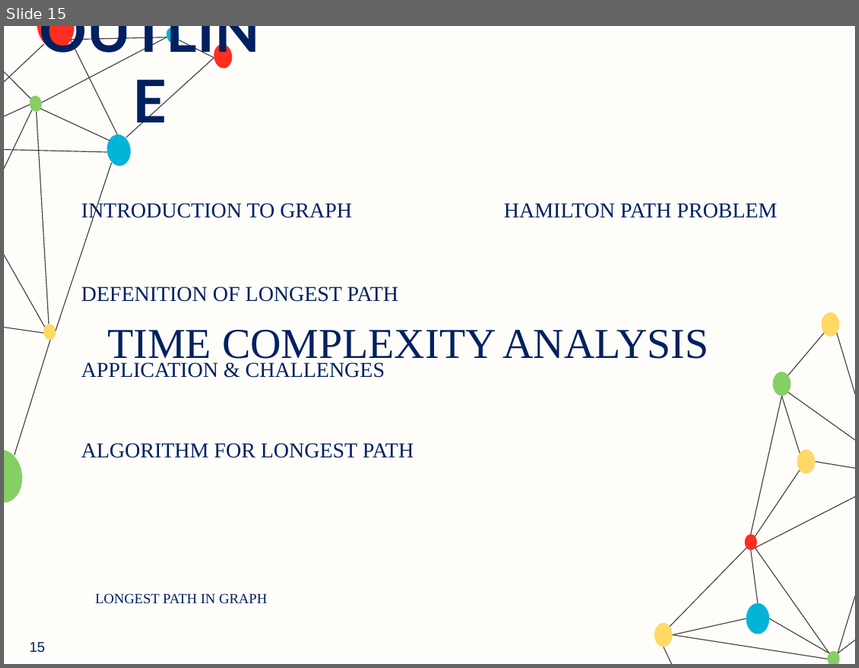
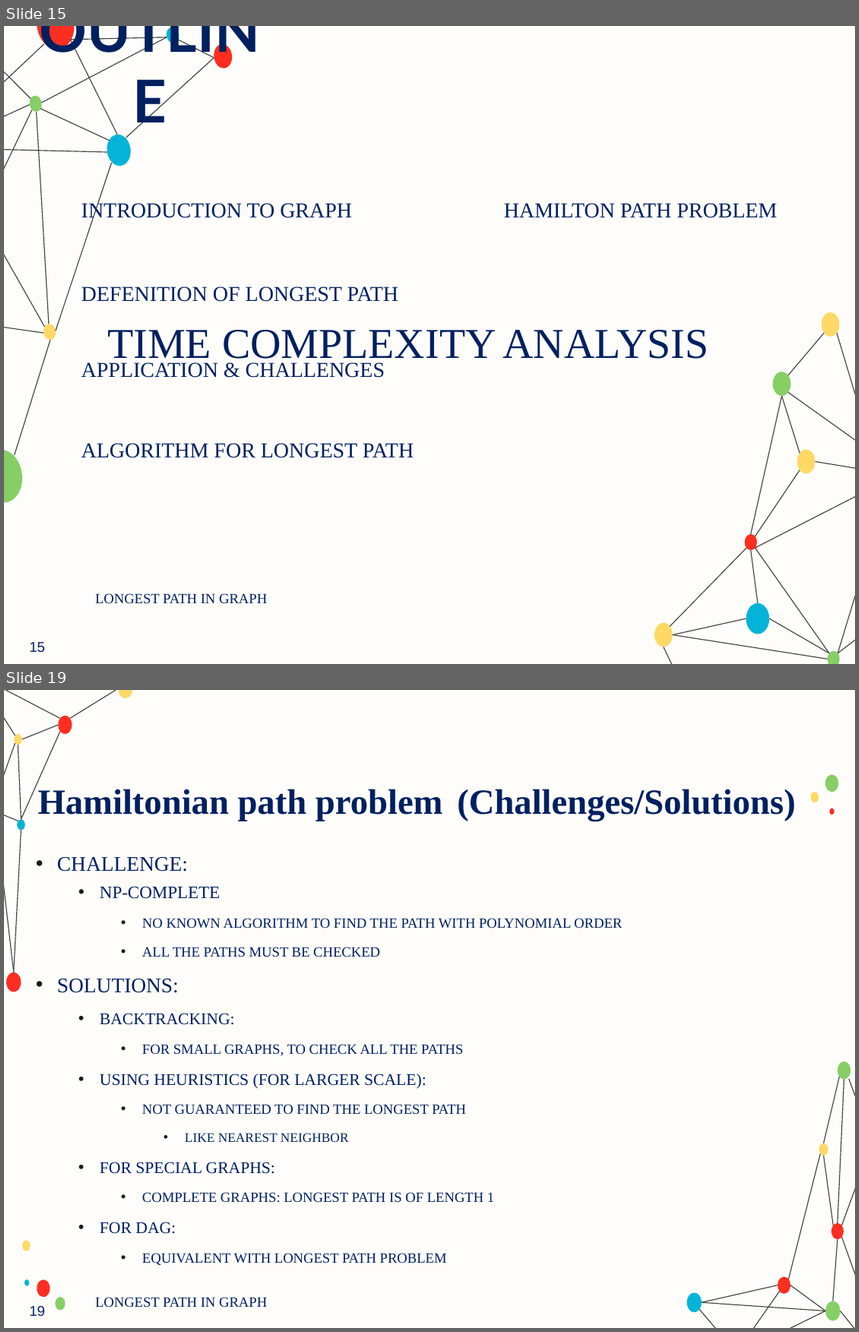
Before and after one commit to ParsaMohammadpour/advanced-algorithm-assignments, a slide deck: presentation/Longest_Path_Problem_in_Graphs.pptx. Shown one above the other, each under a label of ours: slide 15 before the commit, slides 15 and 19 after it; the slides between them are not shown. The pictures are 859x668 and 859x1332 pixels, drawn with LibreOffice and Linux fonts; fonts in the diff are those of the drawing; background and template pictures are left out. Boxes give left, top, right and bottom in pixels: in the first picture for what was removed or moved away, otherwise in the second. Text is boxed around its words. In the diff, an @@ line names an element or a change of style, - is before the commit and + after.

```diff
--- a/presentation/Longest_Path_Problem_in_Graphs.pptx
+++ b/presentation/Longest_Path_Problem_in_Graphs.pptx
@@ slide 19 added at box(4, 690, 855, 1328), background #FEFDFA @@
@@ line added from (22, 739) to (59, 725), #434343 0.75 pt @@
@@ title added at box(38, 789, 443, 821), 30 pt, text #002060, bold @@
+Hamiltonian path problem
@@ text added at box(457, 789, 796, 821), 30 pt, text #002060, bold @@
+(Challenges/Solutions)
@@ group added at box(22, 774, 838, 1310): 7 ellipses @@
@@ text added at box(57, 857, 622, 1265), 12 pt, text #002060 @@
+• CHALLENGE:
+  • NP-COMPLETE
+    • NO KNOWN ALGORITHM TO FIND THE PATH WITH POLYNOMIAL ORDER
+    • ALL THE PATHS MUST BE CHECKED
+• SOLUTIONS:
+  • BACKTRACKING:
+    • FOR SMALL GRAPHS, TO CHECK ALL THE PATHS
+  • USING HEURISTICS (FOR LARGER SCALE):
+    • NOT GUARANTEED TO FIND THE LONGEST PATH
+      • LIKE NEAREST NEIGHBOR
+  • FOR SPECIAL GRAPHS:
+    • COMPLETE GRAPHS: LONGEST PATH IS OF LENGTH 1
+  • FOR DAG:
+    • EQUIVALENT WITH LONGEST PATH PROBLEM
@@ text added at box(95, 1297, 267, 1308), 12 pt, text #002060 @@
+LONGEST PATH IN GRAPH
@@ group added at box(4, 690, 855, 1328): 24 lines, 11 ellipses @@
@@ page number added at box(29, 1306, 45, 1316), 12 pt, text #002060 @@
+19
```
Also in this commit, not shown: 17 other slides added.
